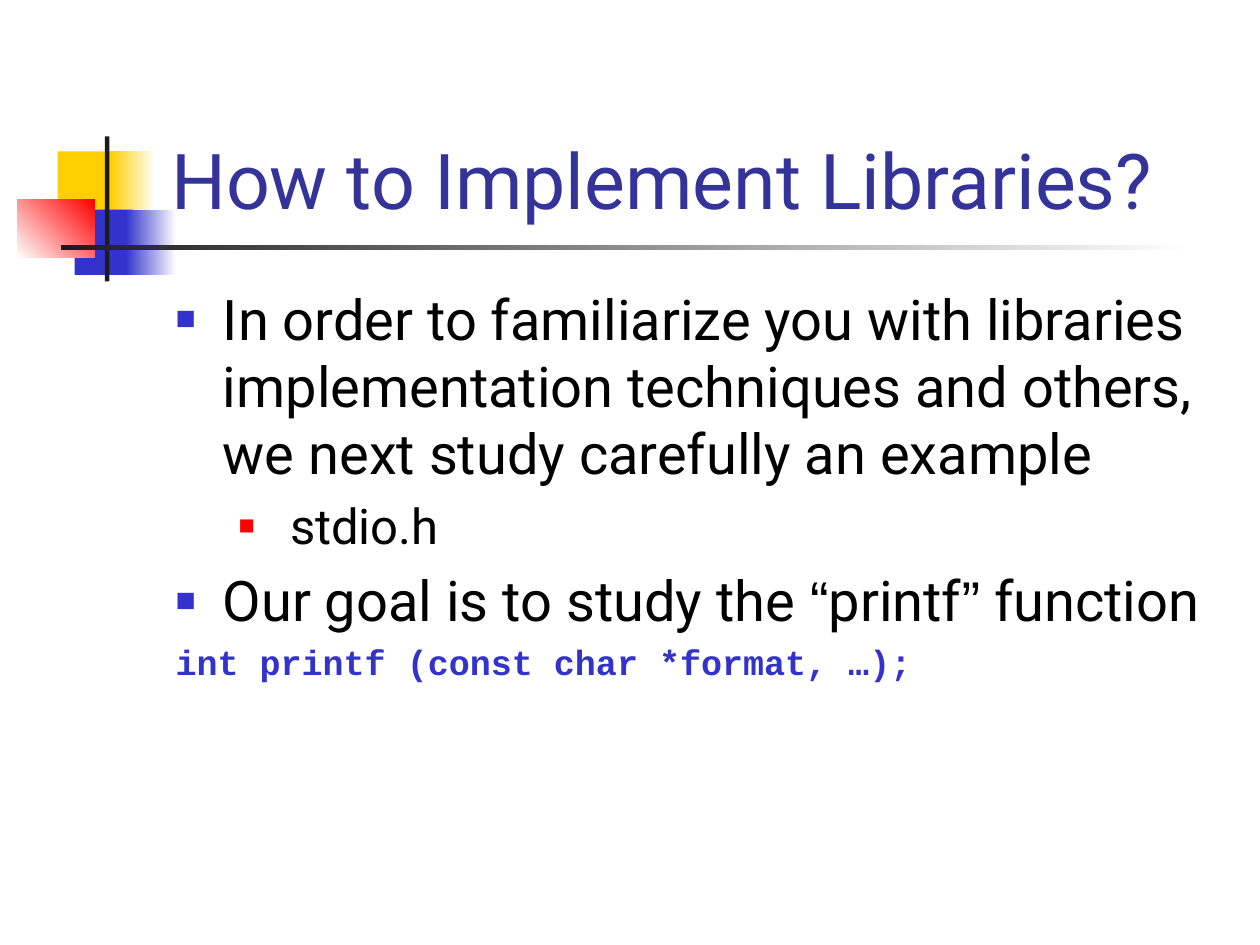
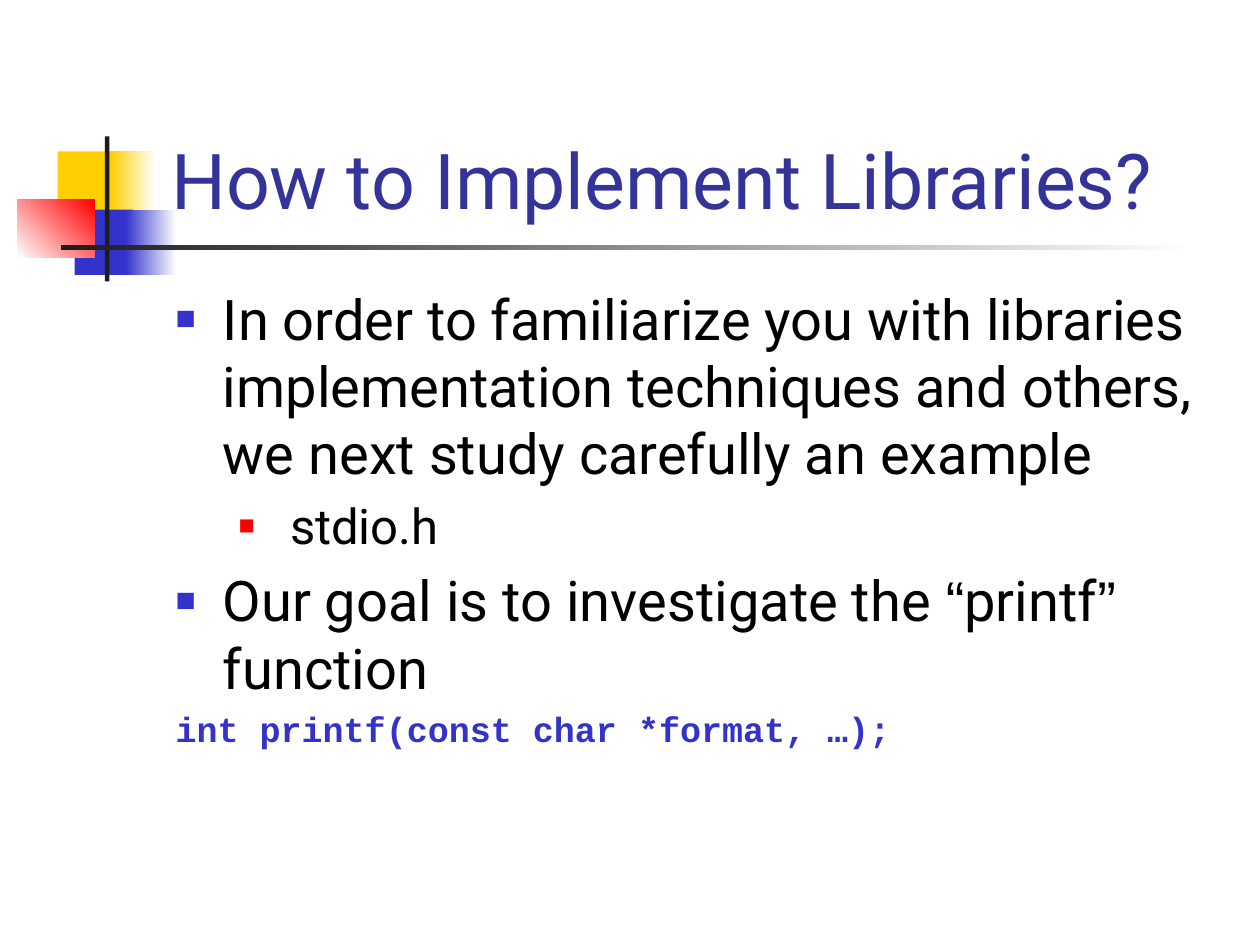
Before and after one commit to csslab-ustc/csslab-ustc.github.io, a slide deck: slide 27 of courses/sysprog/slides/lec08-module.pptx. Drawn at 1260x945 pixels with LibreOffice and Linux fonts; fonts in the diff are those of the drawing. Boxes give left, top, right and bottom in pixels: in the first picture for what was removed or moved away, otherwise in the second. Text is boxed around its words. In the diff, an @@ line names an element or a change of style, - is before the commit and + after.

```diff
--- a/courses/sysprog/slides/lec08-module.pptx
+++ b/courses/sysprog/slides/lec08-module.pptx
@@ text at [176,578,1116,750]: text changed @@
-■ Our goal is to study the “printf” function
-int printf (const char *format, …);
+■ Our goal is to investigate the “printf” function
+int printf(const char *format, …);
```
Also in this commit, not shown: 4 other slides changed, 8 other files.
